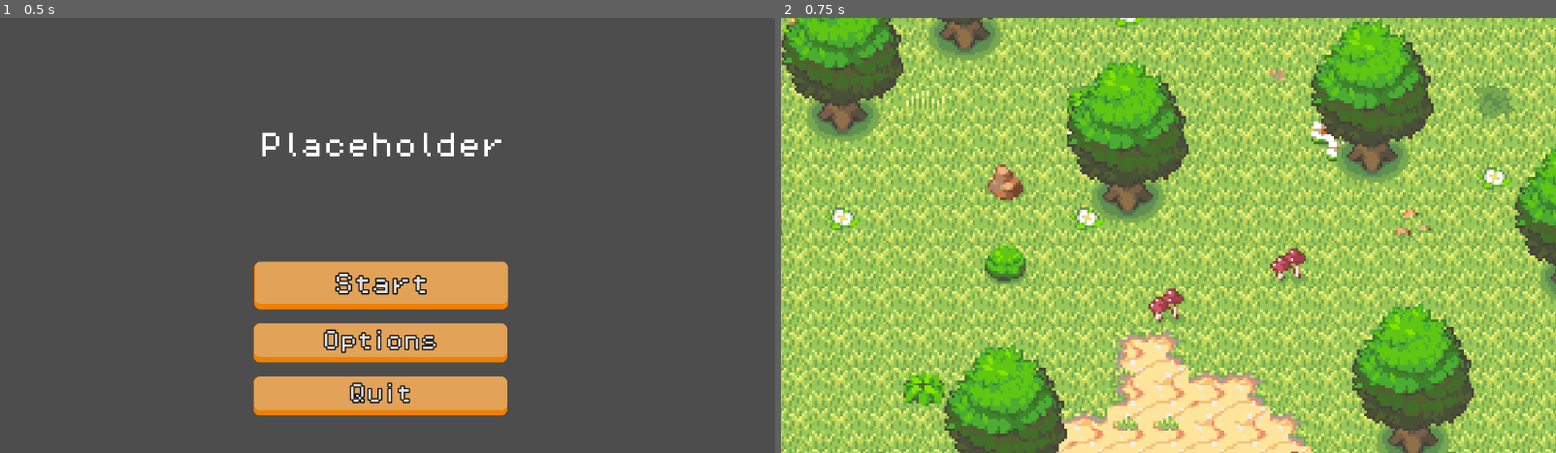
Above: before the commit, frames 1-2 (left to right).
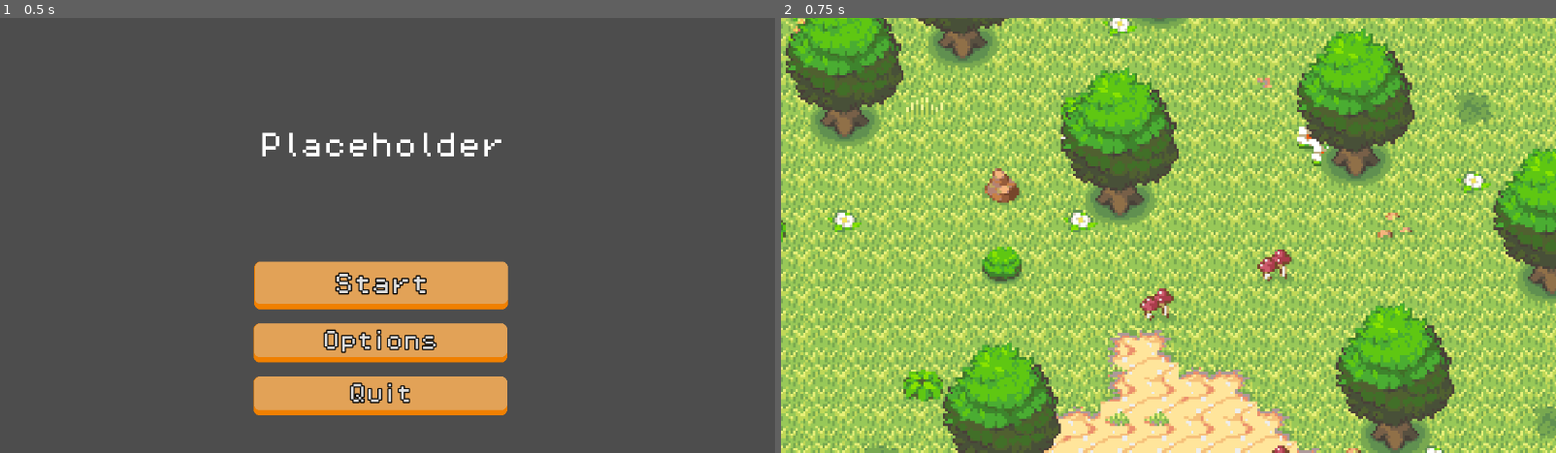
Above: after the commit, the same moments.

Repository: Gavdingo/spark-game-jam
Game: Godot game, scene res://Menu.tscn
Two runs of this game, one before a commit and one after it. Both use one fixed random seed, a clock stepped at 60 frames per second and the inputs below.
Inputs:
- Up to frame 1 (0.5 s): no input
- Up to frame 2 (0.75 s): click "Start" at 0.5 s

Frame 1 is identical in both runs. In frame 2, 61% of the frame differs, in the area x 0-100%, y 0-100%.

Commit message:
added cloosion to trees

Diff:
--- a/game.tscn
+++ b/game.tscn
@@ -32,6 +32,7 @@
 0:0/size_in_atlas = Vector2i(3, 4)
 0:0/0 = 0
 0:0/0/z_index = 2
+0:0/0/physics_layer_0/polygon_0/points = PackedVector2Array(-8.0625, 13.75, 7.4375, 13.75, 9.4375, 28.125, -10.1875, 27.375)
 0:4/0 = 0
 1:4/0 = 0
 2:4/0 = 0
@@ -55,11 +56,13 @@
 3:7/0 = 0
 
 [sub_resource type="TileSet" id="TileSet_cgeix"]
+physics_layer_0/collision_layer = 1
 sources/2 = SubResource("TileSetAtlasSource_fdj8c")
 
 [node name="Game" type="Node2D"]
 
 [node name="TileMap" type="TileMap" parent="."]
+scale = Vector2(0.965, 0.965)
 tile_set = SubResource("TileSet_cgeix")
 format = 2
 layer_0/name = "Ground"
--- a/scripts/menu.gd
+++ b/scripts/menu.gd
@@ -1,7 +1,7 @@
 extends Control
 
 
-# Called when the node enters the scene tree for the first time.
+# Called when the node enters the scene tree for the first time
 
 func _on_start_button_pressed() -> void:
 	get_tree().change_scene_to_file("res://game.tscn")
